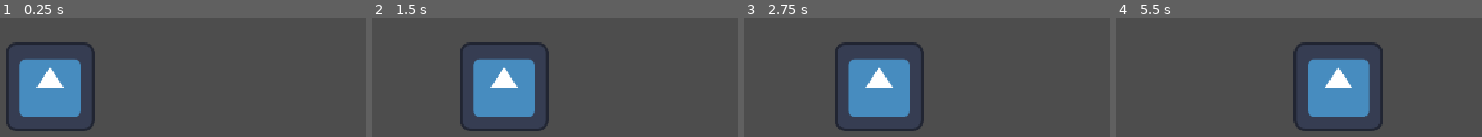
Above: before the commit, frames 1-4 (left to right).
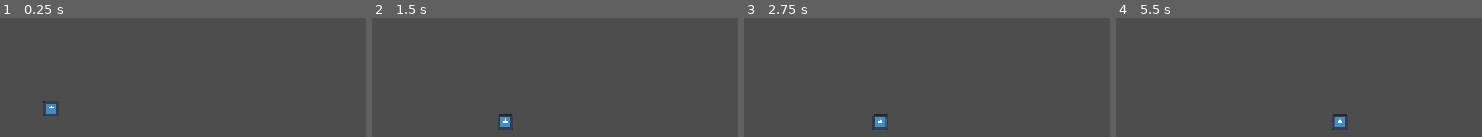
Above: after the commit, the same moments.

Repository: seanlhwi/Haven
Game: Godot game, scene res://game.tscn
Same seed, same stepped clock (60 frames per second), same inputs: the game is played once before the commit and once after it. The engine's default icon, where the game draws it, is replaced by a stand-in: a white triangle on a blue panel in a dark square.
Inputs:
- Up to frame 1 (0.25 s): no input
- Up to frame 2 (1.5 s): hold Right (move_right) from 0.53 s (still down); tap Space (jump) at 0.77 s
- Up to frame 3 (2.75 s): tap Space (jump) at 1.52 s; release Right (move_right) at 2.03 s; hold Left (move_left) from 2.03 s (still down)
- Up to frame 4 (5.5 s): release Left (move_left) at 2.78 s; hold Right (move_right) 2.78-4.28 s; tap Space (jump) at 3.02, 3.77, 4.52 s; hold Left (move_left) 4.28-5.03 s; hold Right (move_right) from 5.03 s (still down)

The runs differ from the first frame. In frame 1, 10% of the frame differs, in the area x 1-26%, y 20-95%; in frame 2, 11%; in frame 3, 11%; in frame 4, 11%, in the area x 48-73%, y 20-95%.

Commit message:
Saving and closing files

Diff:
--- a/Boba/game.tscn
+++ b/Boba/game.tscn
@@ -1,8 +1,33 @@
 [gd_scene format=3 uid="uid://crwqxmtc4hsks"]
 
 [ext_resource type="PackedScene" uid="uid://b4locmxaumksb" path="res://player.tscn" id="1_80nbo"]
+[ext_resource type="Texture2D" uid="uid://ds77m247cbe0w" path="res://Assests/Boba Tileset1.png" id="2_e2o6t"]
 
 [sub_resource type="WorldBoundaryShape2D" id="WorldBoundaryShape2D_xuden"]
+
+[sub_resource type="TileSetAtlasSource" id="TileSetAtlasSource_feb5d"]
+texture = ExtResource("2_e2o6t")
+4:0/0 = 0
+5:0/0 = 0
+6:0/0 = 0
+7:0/0 = 0
+4:1/0 = 0
+5:1/0 = 0
+6:1/0 = 0
+7:1/0 = 0
+4:2/0 = 0
+5:2/0 = 0
+6:2/0 = 0
+7:2/0 = 0
+4:3/0 = 0
+5:3/0 = 0
+6:3/0 = 0
+7:3/0 = 0
+7:4/0 = 0
+6:5/0 = 0
+
+[sub_resource type="TileSet" id="TileSet_xuden"]
+sources/0 = SubResource("TileSetAtlasSource_feb5d")
 
 [node name="Game" type="Node2D" unique_id=1714813775]
 
@@ -16,3 +41,7 @@
 [node name="CollisionShape2D" type="CollisionShape2D" parent="StaticBody2D" unique_id=595950713]
 position = Vector2(-1, 58)
 shape = SubResource("WorldBoundaryShape2D_xuden")
+
+[node name="TileMap" type="TileMap" parent="." unique_id=1982663378]
+tile_set = SubResource("TileSet_xuden")
+format = 2
--- a/Boba/player.tscn
+++ b/Boba/player.tscn
@@ -4,15 +4,15 @@
 [ext_resource type="Texture2D" uid="uid://uelvhslkv8pv" path="res://icon.svg" id="2_onrkg"]
 
 [sub_resource type="CircleShape2D" id="CircleShape2D_xuden"]
-radius = 61.204575
 
 [node name="Player" type="CharacterBody2D" unique_id=335862165]
 script = ExtResource("1_onrkg")
 
 [node name="Icon" type="Sprite2D" parent="." unique_id=727068469]
-position = Vector2(-2, -12)
+position = Vector2(0, -12.000001)
+scale = Vector2(0.1796875, 0.171875)
 texture = ExtResource("2_onrkg")
 
 [node name="CollisionShape2D" type="CollisionShape2D" parent="." unique_id=124079918]
-position = Vector2(-3, -12)
+position = Vector2(0, -12)
 shape = SubResource("CircleShape2D_xuden")
